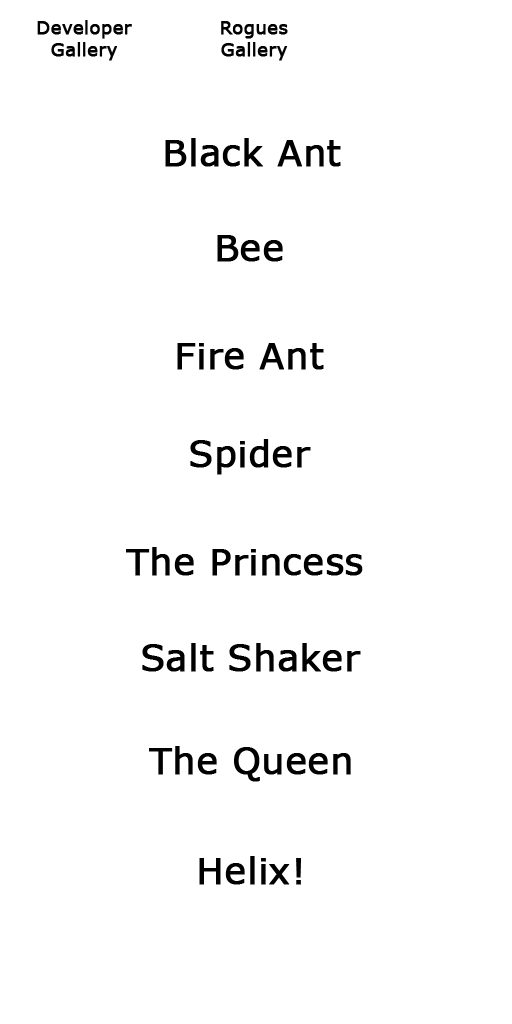
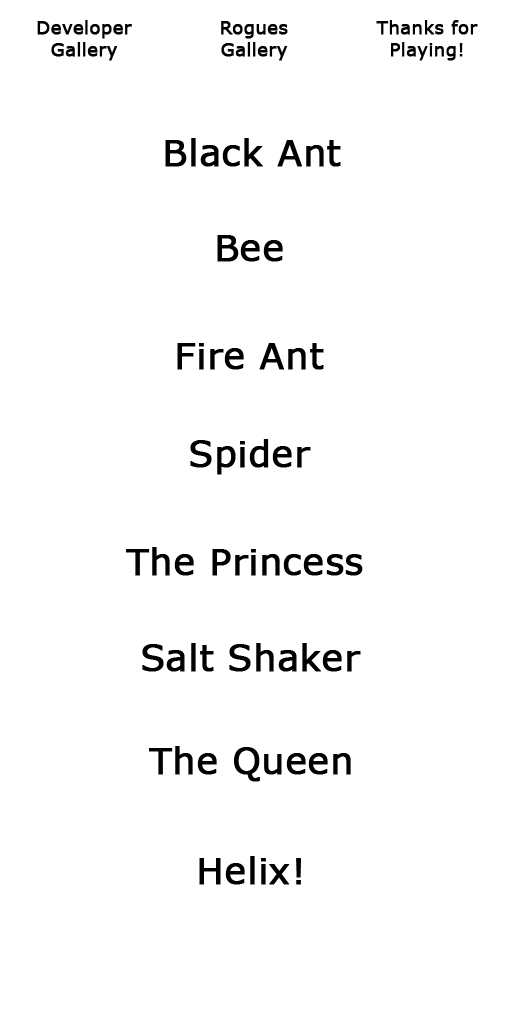
Layered file, before and after one edit (512x1024). Changes by layer:
added layer "Thanks for Playing!" above "Developer Gallery" over (x1=376, y1=20, x2=478, y2=61)
